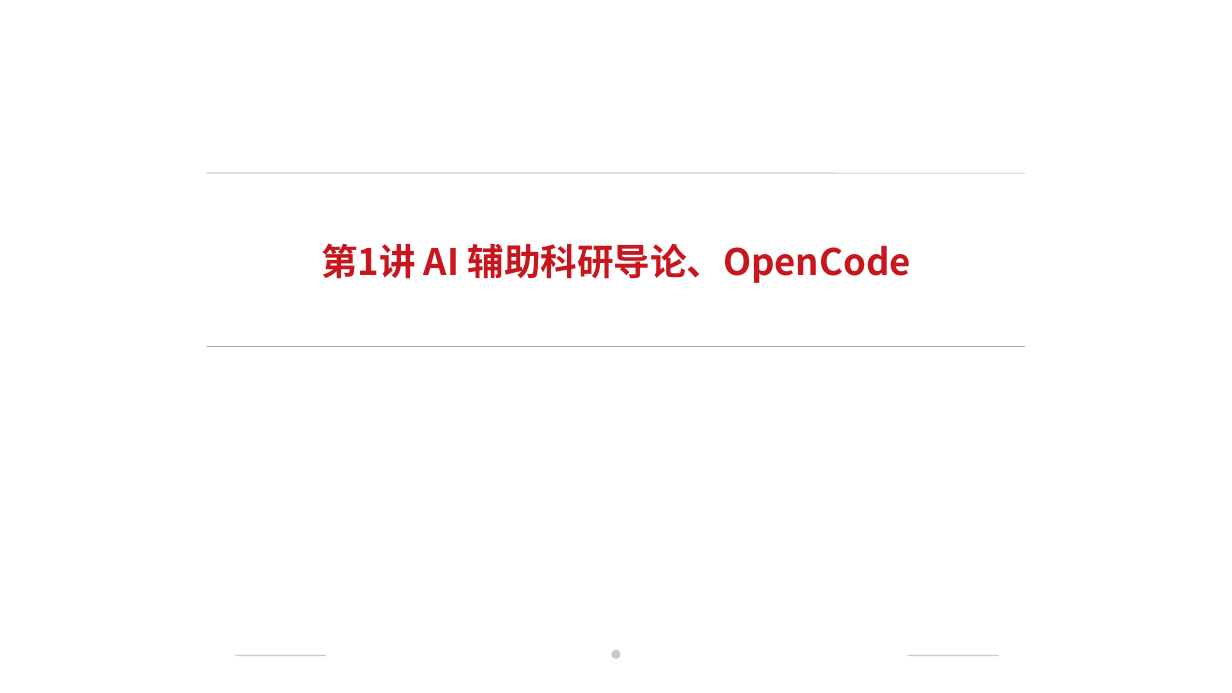
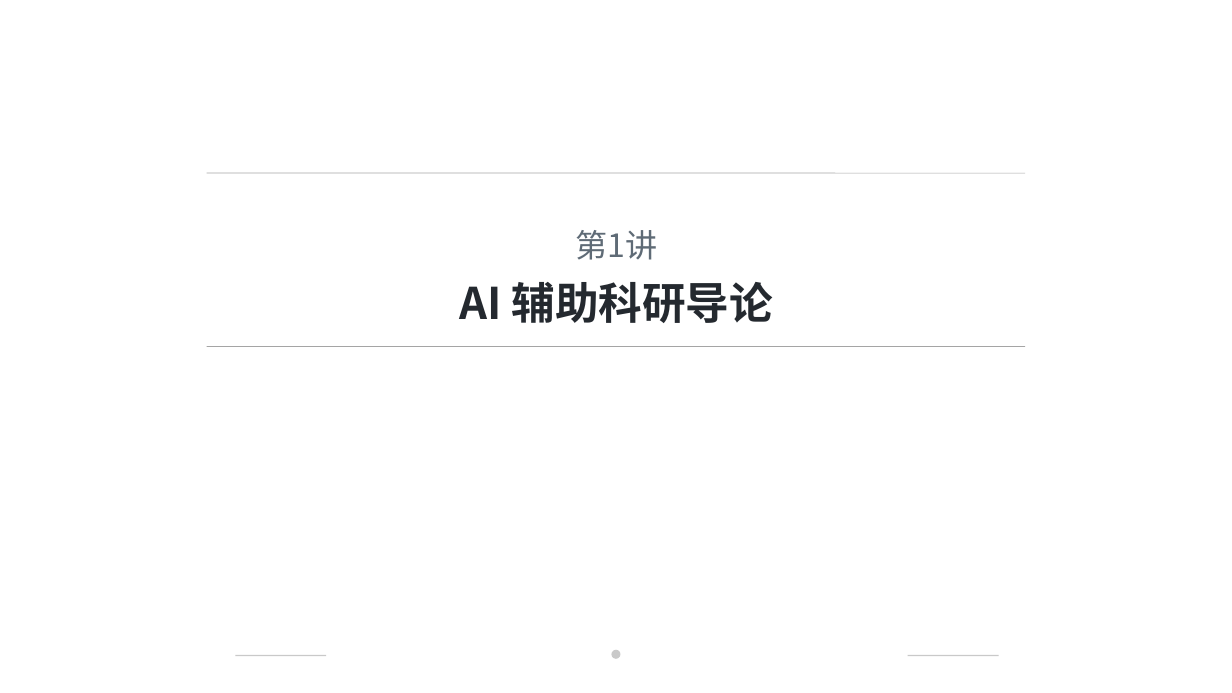
Before and after one commit to jinyh/ai4research, a slide deck: slide 1 of lessons/lesson-01/slides.pptx. Drawn at 1232x693 pixels with LibreOffice and Linux fonts; fonts in the diff are those of the drawing; background and template pictures are left out. Boxes give left, top, right and bottom in pixels: in the first picture for what was removed or moved away, otherwise in the second. Text is boxed around its words. In the diff, an @@ line names an element or a change of style, - is before the commit and + after.

```diff
--- a/lessons/lesson-01/slides.pptx
+++ b/lessons/lesson-01/slides.pptx
@@ text at [575, 230, 657, 260]: text changed; size 28.5 to 25 pt; text colour #C8161E to #5F6B76; bold off @@
-第1讲 AI 辅助科研导论、OpenCode
+第1讲
@@ text added at [459, 282, 773, 323], 34 pt, text #24292F, bold @@
+AI 辅助科研导论
```
Also in this commit, not shown: 6 other slides changed, 24 slides added, 23 slides removed, 37 other files.
